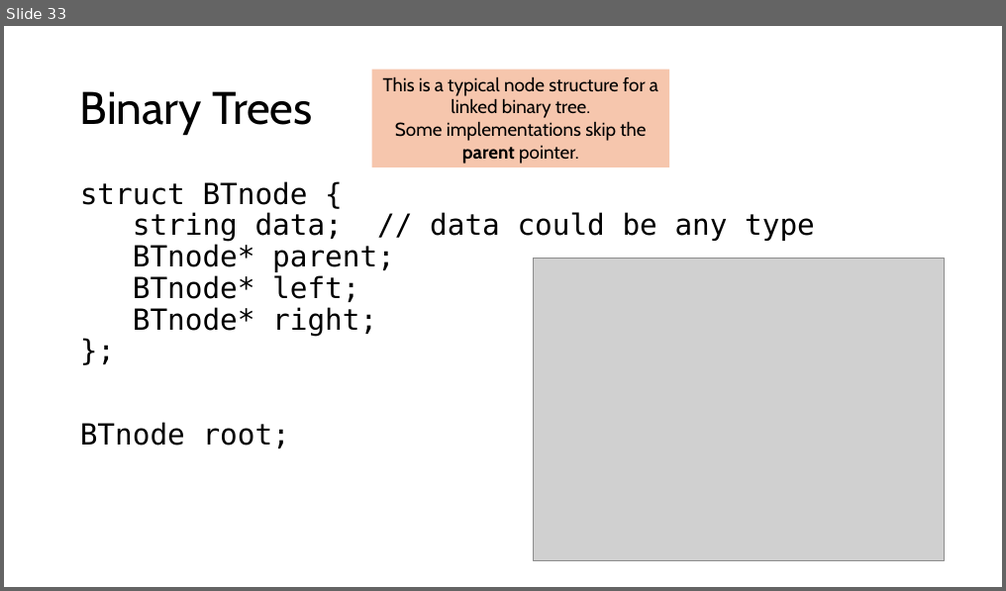
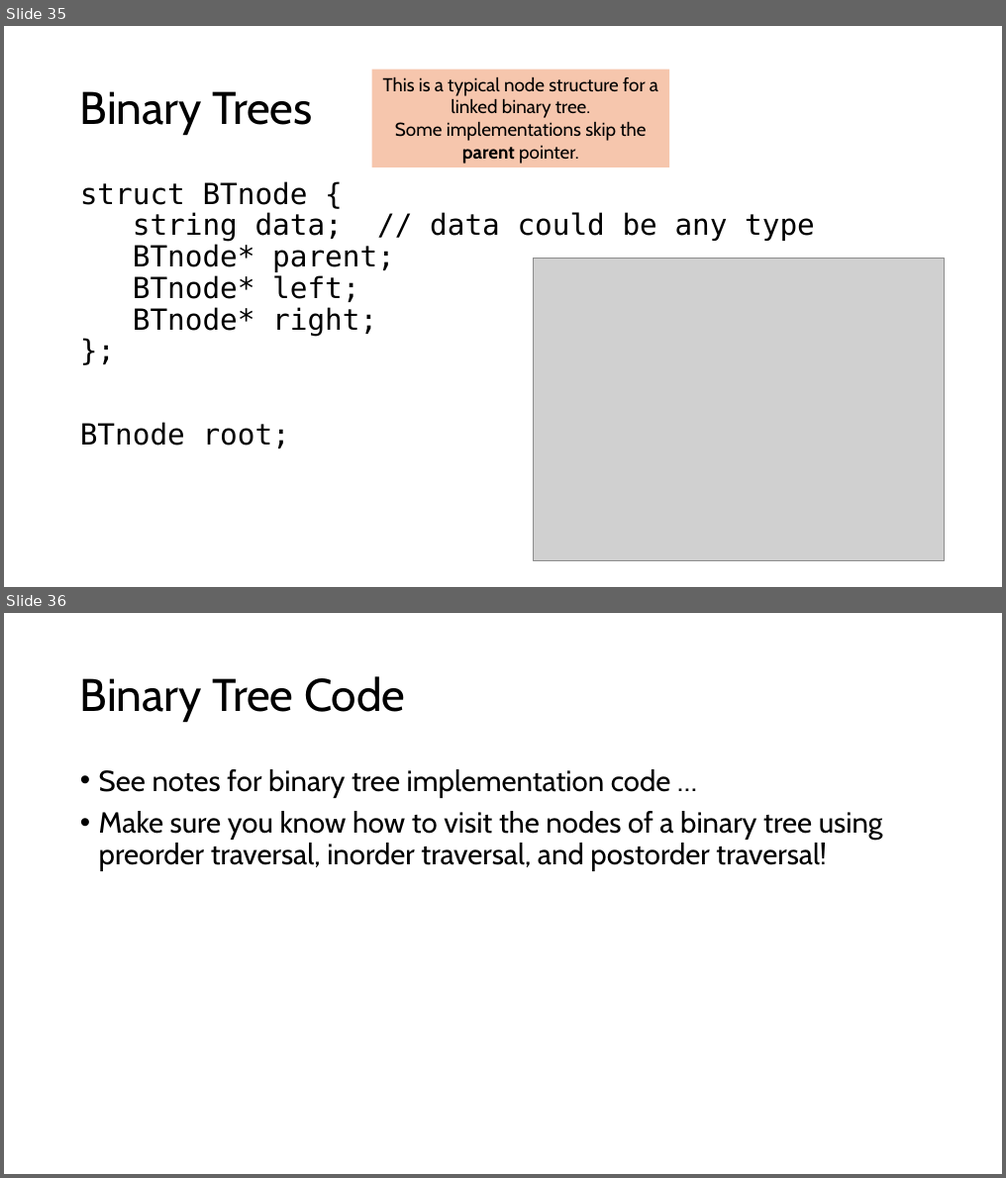
Before and after one commit to sotasota-sfu/cmpt225Summer2026, a slide deck: lectures/lecture12_13_14/lecture_trees.pptx. Shown one above the other, each under a label of ours: slide 33 before the commit, slides 35 and 36 after it. The pictures are 1006x591 and 1006x1178 pixels, drawn with LibreOffice and Linux fonts; fonts in the diff are those of the drawing; grey boxes stand for pictures. Boxes give left, top, right and bottom in pixels: in the first picture for what was removed or moved away, otherwise in the second. Text is boxed around its words. In the diff, an @@ line names an element or a change of style, - is before the commit and + after.

```diff
--- a/lectures/lecture12_13_14/lecture_trees.pptx
+++ b/lectures/lecture12_13_14/lecture_trees.pptx
@@ slide 36 added at (4, 613, 1002, 1174), background #FFFFFF @@
@@ title added at (80, 676, 406, 722), 44 pt, text #000000 @@
+Binary Tree Code
@@ text added at (99, 769, 883, 871), 28 pt, text #000000 @@
+• See notes for binary tree implementation code …
+• Make sure you know how to visit the nodes of a binary tree using preorder traversal, inorder traversal, and postorder traversal!
@@ what was slide 33 is now slide 35 @@
```
Also in this commit, not shown: 6 slides changed, 2 other slides added, 1 other file.
